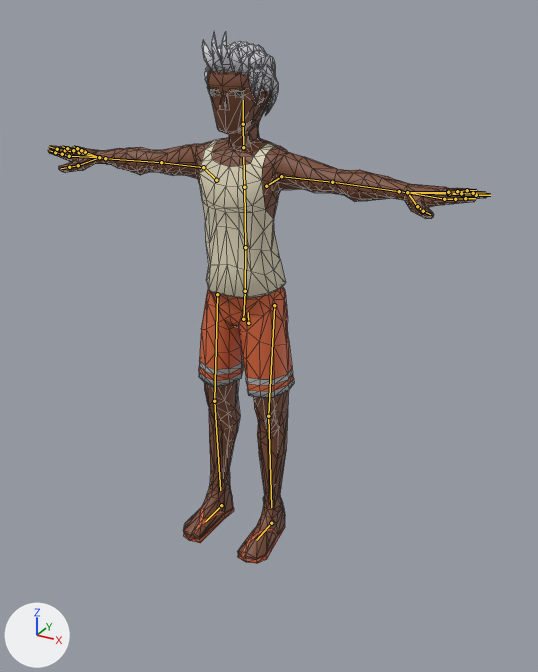
Before and after pictures for a commit that changed the glTF model js/models/avatars/club-crowd-vm6.glb.
One viewpoint serves both versions: a 50 mm lens placed at (1.303, -2.237, 1.938), pointed at (0.156, -0.152, 0.895). The lights are fixed; the arrows at lower left show +X, +Y and +Z. The older version comes first. The bones that change, and the others that lie on the model, are drawn over the model as lines. Mesh edges are drawn as thin lines.

The first picture shows 'Beach_Body'.
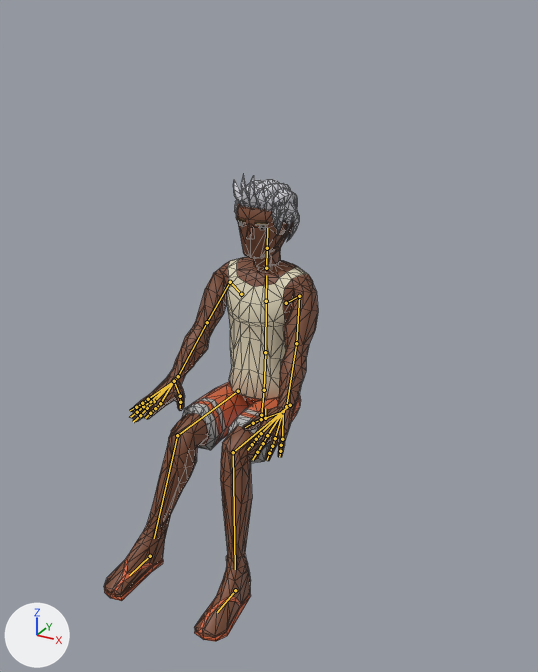
The newer file adds an action. The first version stands in its rest pose; the second is drawn at frame 0 of the action 'Seated_Low_Loop'.

Location of each change, [x1, y1, x2, y2] in pixels of the pictures (538 x 672 px):
'Beach_Body', posed (51% narrower, 12% shorter): before [48, 32, 490, 564]; after [104, 175, 318, 642]
bone 'Body', root to tip: before (248, 323) to (248, 312); after (265, 418) to (265, 408)
bone 'Head', root to tip: before (243, 124) to (243, 100); after (267, 248) to (267, 228)
bone 'UpperArm.L', root to tip: before (281, 176) to (332, 182); after (299, 296) to (296, 343)
bone 'LowerArm.L', root to tip: before (332, 182) to (399, 191); after (296, 343) to (286, 406)
bone 'Wrist.L', root to tip: before (399, 191) to (407, 192); after (286, 406) to (283, 411)
bone 'UpperArm.R', root to tip: before (203, 167) to (161, 162); after (230, 282) to (207, 322)
bone 'LowerArm.R', root to tip: before (161, 162) to (105, 158); after (207, 322) to (178, 376)
bone 'Wrist.R', root to tip: before (105, 158) to (99, 157); after (178, 376) to (174, 381)
bone 'UpperLeg.L', root to tip: before (274, 305) to (268, 416); after (290, 405) to (233, 452)
bone 'LowerLeg.L', root to tip: before (268, 416) to (271, 507); after (233, 452) to (235, 569)
bone 'UpperLeg.R', root to tip: before (217, 294) to (214, 401); after (238, 391) to (177, 435)
bone 'LowerLeg.R', root to tip: before (214, 401) to (220, 490); after (177, 435) to (154, 538)
bone 'Foot.L', root to tip: before (271, 523) to (256, 540); after (235, 590) to (217, 612)
bone 'Foot.R', root to tip: before (221, 505) to (205, 521); after (150, 556) to (129, 575)

The edits, one by one:
Bone 'Body' (bone_body) moves from (0.0, 0.0, 0.0) to (0.0, -0.47, -0.13).
Bone 'Body' (bone_body) turns from (0, 0, 0) to (-3, 0, 0) degrees about its own x, y and z.
Bone 'Head' (bone_head) turns from (0, 0, 0) to (-1, -2, 0) degrees about its own x, y and z.
Bone 'UpperArm.L' (bone_upperarm_l) turns from (0, 0, 0) to (-59, -20, -37) degrees about its own x, y and z.
Bone 'LowerArm.L' (bone_lowerarm_l) turns from (0, 0, 0) to (-1, 8, 3) degrees about its own x, y and z.
Bone 'Wrist.L' (bone_wrist_l) turns from (0, 0, 0) to (19, 31, -25) degrees about its own x, y and z.
Bone 'UpperArm.R' (bone_upperarm_r) turns from (0, 0, 0) to (-58, 20, 39) degrees about its own x, y and z.
Bone 'LowerArm.R' (bone_lowerarm_r) turns from (0, 0, 0) to (-1, -8, -3) degrees about its own x, y and z.
Bone 'Wrist.R' (bone_wrist_r) turns from (0, 0, 0) to (19, -29, 24) degrees about its own x, y and z.
Bone 'UpperLeg.L' (bone_upperleg_l) turns from (0, 0, 0) to (0, 0, 84) degrees about its own x, y and z.
Bone 'LowerLeg.L' (bone_lowerleg_l) turns from (0, 0, 0) to (70, 8, -2) degrees about its own x, y and z.
Bone 'UpperLeg.R' (bone_upperleg_r) turns from (0, 0, 0) to (1, 0, -84) degrees about its own x, y and z.
Bone 'LowerLeg.R' (bone_lowerleg_r) turns from (0, 0, 0) to (70, -8, 2) degrees about its own x, y and z.
Bone 'Foot.L' (bone_foot_l) moves from (0.0, 0.0, 0.0) to (0.07, 0.4, 0.002).
Bone 'Foot.R' (bone_foot_r) moves from (0.0, 0.0, 0.0) to (-0.07, 0.4, 0.002).
